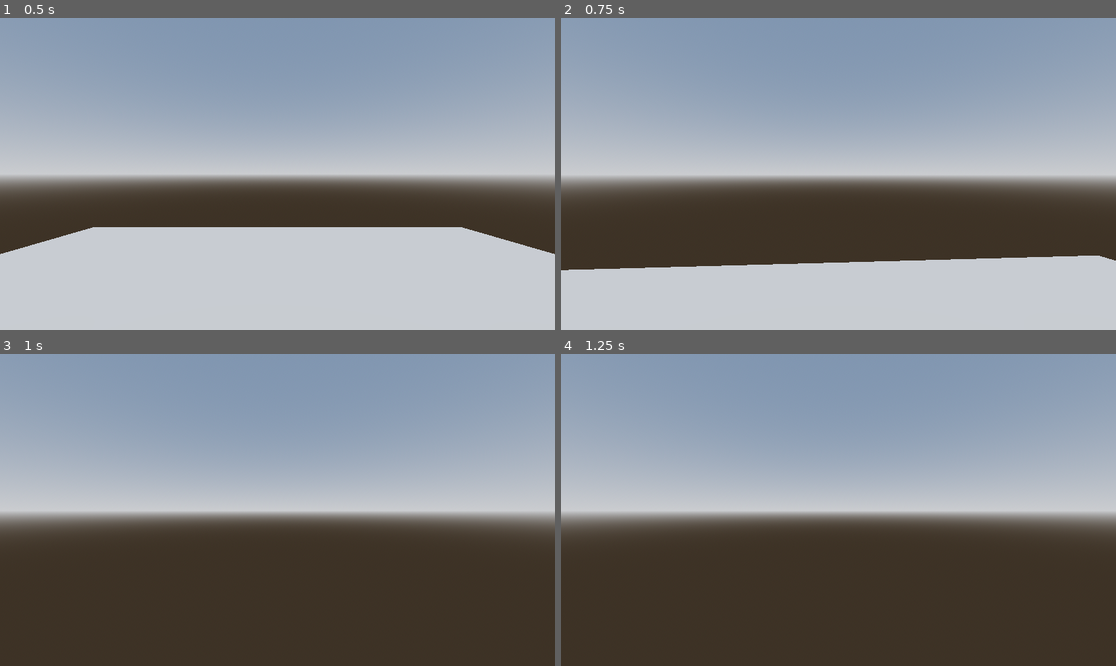
Above: before the commit, frames 1-4 (two rows, left to right).
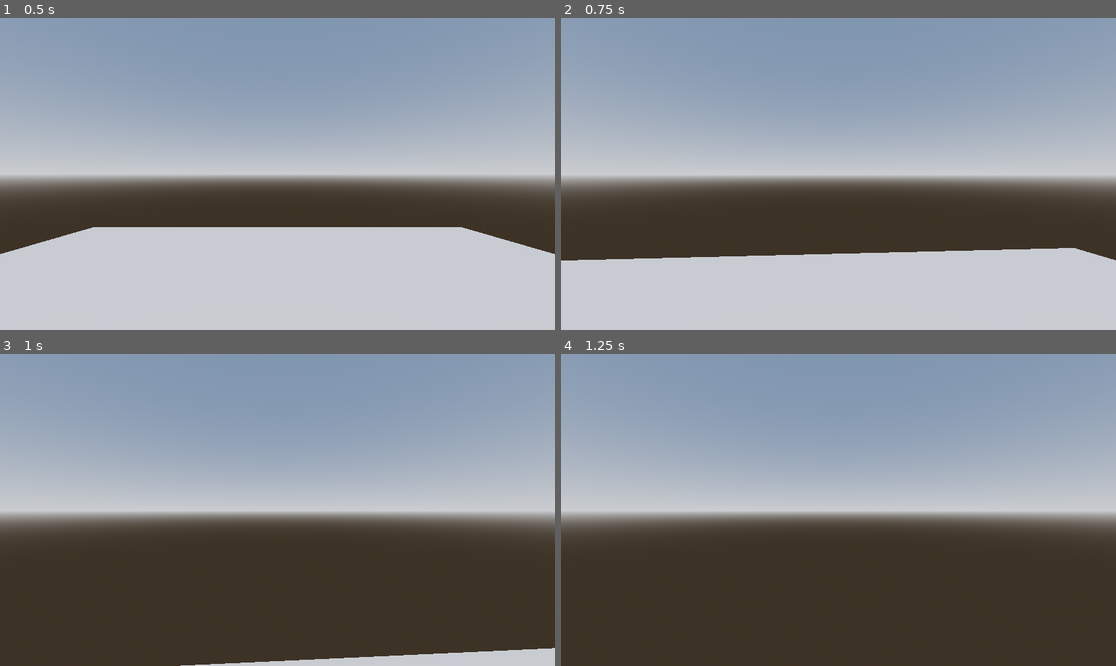
Above: after the commit, the same moments.

Repository: MarGamaDev/wolfenlike
Game: Godot game, scene res://Player/player test/player_test.tscn
The game is run twice, just before and just after one commit, with the same random seed, the same clock (stepped at 60 frames per second) and the same inputs.
Inputs (mouse positions are in pixels of both pictures, inside the frame that each line leads up to):
- Up to frame 1 (0.5 s): no input
- Up to frame 2 (0.75 s): tap Enter at 0.5 s; move the mouse to (866, 174) at 0.52 s; hold W (player_forward) from 0.53 s (still down); right-click (866, 174) at 0.6 s
- Up to frame 3 (1 s): keep holding W (player_forward); tap T (test_stop_dash, bound only after the commit) at 0.8 s
- Up to frame 4 (1.25 s): keep holding W (player_forward)

Frame 1 is identical in both runs. In frame 2, 2.7% of the frame differs, in the area x 0-100%, y 73-81%; in frame 3, 2.0%; in frame 4, nothing differs.

Commit message:
updated form node types

Diff:
--- a/Player/Forms/bishop_form.tscn
+++ b/Player/Forms/bishop_form.tscn
@@ -2,6 +2,5 @@
 
 [ext_resource type="Script" uid="uid://2h08rngc34fq" path="res://Player/Forms/bishop_form.gd" id="1_axvo2"]
 
-[node name="BishopForm" type="Node" unique_id=2088184484]
+[node name="BishopForm" type="Node3D" unique_id=1549303780]
 script = ExtResource("1_axvo2")
-metadata/_custom_type_script = "uid://2h08rngc34fq"
--- a/Player/Forms/king_form.tscn
+++ b/Player/Forms/king_form.tscn
@@ -2,6 +2,5 @@
 
 [ext_resource type="Script" uid="uid://buxrv7niekood" path="res://Player/Forms/king_form.gd" id="1_3607k"]
 
-[node name="KingForm" type="Node" unique_id=63216329]
+[node name="KingForm" type="Node3D" unique_id=1366799855]
 script = ExtResource("1_3607k")
-metadata/_custom_type_script = "uid://buxrv7niekood"
--- a/Player/Forms/knight_form.tscn
+++ b/Player/Forms/knight_form.tscn
@@ -2,6 +2,5 @@
 
 [ext_resource type="Script" uid="uid://b608yacmvwu6w" path="res://Player/Forms/knight_form.gd" id="1_5tcqd"]
 
-[node name="KnightForm" type="Node" unique_id=1399030339]
+[node name="KnightForm" type="Node3D" unique_id=1702991634]
 script = ExtResource("1_5tcqd")
-metadata/_custom_type_script = "uid://b608yacmvwu6w"
--- a/Player/Forms/pawn_form.tscn
+++ b/Player/Forms/pawn_form.tscn
@@ -2,6 +2,5 @@
 
 [ext_resource type="Script" uid="uid://bsw2fkicvf4h5" path="res://Player/Forms/pawn_form.gd" id="1_3o1in"]
 
-[node name="PawnForm" type="Node" unique_id=1262472987]
+[node name="PawnForm" type="Node3D" unique_id=1373106544]
 script = ExtResource("1_3o1in")
-metadata/_custom_type_script = "uid://bsw2fkicvf4h5"
--- a/Player/Forms/queen_form.tscn
+++ b/Player/Forms/queen_form.tscn
@@ -2,6 +2,5 @@
 
 [ext_resource type="Script" uid="uid://d424w7p0il16" path="res://Player/Forms/queen_form.gd" id="1_0k22j"]
 
-[node name="QueenForm" type="Node" unique_id=644494721]
+[node name="QueenForm" type="Node3D" unique_id=1041798464]
 script = ExtResource("1_0k22j")
-metadata/_custom_type_script = "uid://d424w7p0il16"
--- a/Player/Forms/rook_form.gd
+++ b/Player/Forms/rook_form.gd
@@ -2,6 +2,10 @@
 
 @export var cardinal_move_boost : float = 2.0
 @export var diagonal_move_penalty : float = 0.5
+@export var charge_speed : float = 4
+
+var dash_active : bool = false
+var dash_direction : Vector3
 
 func initialize(set_player : Player) -> void:
 	super(set_player)
@@ -10,14 +14,29 @@
 
 func handle_directional_input(input_vector : Vector2, delta : float) -> void:
 	super(input_vector, delta)
-	if direction:
-		if (input_vector.x + input_vector.y == 1) || (input_vector.x + input_vector.y == -1):
-			player.velocity.x = direction.x * player.SPEED * cardinal_move_boost
-			player.velocity.z = direction.z * player.SPEED * cardinal_move_boost
+	if dash_active == false:
+		if direction:
+			if (input_vector.x + input_vector.y == 1) || (input_vector.x + input_vector.y == -1):
+				player.velocity.x = direction.x * player.SPEED * cardinal_move_boost
+				player.velocity.z = direction.z * player.SPEED * cardinal_move_boost
+			else:
+				player.velocity.x = direction.x * player.SPEED * diagonal_move_penalty
+				player.velocity.z = direction.z * player.SPEED  * diagonal_move_penalty
 		else:
-			player.velocity.x = direction.x * player.SPEED * diagonal_move_penalty
-			player.velocity.z = direction.z * player.SPEED  * diagonal_move_penalty
-	else:
-		on_directional_input_stopping()
+			on_directional_input_stopping()
+		player.move_and_slide()
 
-	player.move_and_slide()
+func handle_movement_ability() -> void:
+	super()
+	dash_direction = direction
+	dash_active = true
+
+func end_move_ability() -> void:
+	dash_active = false
+
+func _physics_process(delta: float) -> void:
+	if dash_active:
+		player.velocity.x = dash_direction.x * player.SPEED * charge_speed
+		player.velocity.z = dash_direction.z * player.SPEED * charge_speed
+		player.move_and_slide()
+	pass
--- a/Player/Forms/rook_form.tscn
+++ b/Player/Forms/rook_form.tscn
@@ -2,6 +2,15 @@
 
 [ext_resource type="Script" uid="uid://b0yqlu2ve1ot" path="res://Player/Forms/rook_form.gd" id="1_20avx"]
 
-[node name="RookForm" type="Node" unique_id=109350884]
+[sub_resource type="BoxShape3D" id="BoxShape3D_20avx"]
+size = Vector3(1, 1, 0.7969971)
+
+[node name="RookForm" type="Node3D" unique_id=440185850]
 script = ExtResource("1_20avx")
-metadata/_custom_type_script = "uid://b0yqlu2ve1ot"
+
+[node name="Area3D" type="Area3D" parent="." unique_id=479716267]
+
+[node name="CollisionShape3D" type="CollisionShape3D" parent="Area3D" unique_id=938441143]
+transform = Transform3D(1, 0, 0, 0, 1, 0, 0, 0, 1, 0, 0, -0.4174801)
+shape = SubResource("BoxShape3D_20avx")
+debug_color = Color(0.9490196, 0, 0.17254902, 1)
--- a/Player/player test/player_test.tscn
+++ b/Player/player test/player_test.tscn
@@ -31,7 +31,6 @@
 
 [node name="Player" parent="." unique_id=590664996 instance=ExtResource("1_r0ush")]
 transform = Transform3D(1, 0, 0, 0, 1, 0, 0, 0, 1, 0, 1.8187981, 0)
-test_form = 5
 
 [node name="CSGBox3D" type="CSGBox3D" parent="." unique_id=678165903]
 use_collision = true
--- a/Player/player.gd
+++ b/Player/player.gd
@@ -31,7 +31,12 @@
 	if Input.is_action_just_pressed("player_attack"):
 		current_form.handle_attack_input()
 
+	if Input.is_action_just_pressed("player_move_ability"):
+		current_form.handle_movement_ability()
+
 	##testing tools
+	if Input.is_action_just_pressed("test_stop_dash"):
+		current_form.end_move_ability()
 	if Input.is_action_just_pressed("pause"):
 		get_tree().quit()
 	if Input.is_action_just_pressed("space"):
--- a/Player/player.tscn
+++ b/Player/player.tscn
@@ -1,14 +1,12 @@
 [gd_scene format=3 uid="uid://1bildu1y17ot"]
 
 [ext_resource type="Script" uid="uid://bjxpdljtdmu8m" path="res://Player/player.gd" id="1_n8tg8"]
-[ext_resource type="Script" uid="uid://bvkgjdkpuin75" path="res://Player/player test/basic_player_form.gd" id="2_cu0qe"]
-[ext_resource type="Script" uid="uid://86ujuenmie48" path="res://Player/player test/restricted_movement_test.gd" id="3_efbvp"]
-[ext_resource type="Script" uid="uid://bsw2fkicvf4h5" path="res://Player/Forms/pawn_form.gd" id="4_gwnis"]
-[ext_resource type="Script" uid="uid://buxrv7niekood" path="res://Player/Forms/king_form.gd" id="5_k53q1"]
-[ext_resource type="Script" uid="uid://b0yqlu2ve1ot" path="res://Player/Forms/rook_form.gd" id="6_fhl08"]
-[ext_resource type="Script" uid="uid://b608yacmvwu6w" path="res://Player/Forms/knight_form.gd" id="7_vtle1"]
-[ext_resource type="Script" uid="uid://2h08rngc34fq" path="res://Player/Forms/bishop_form.gd" id="8_od3ui"]
-[ext_resource type="Script" uid="uid://d424w7p0il16" path="res://Player/Forms/queen_form.gd" id="9_00tjw"]
+[ext_resource type="PackedScene" uid="uid://oo8sweppd5gv" path="res://Player/Forms/bishop_form.tscn" id="3_vtle1"]
+[ext_resource type="PackedScene" uid="uid://dakourtsirbrc" path="res://Player/Forms/king_form.tscn" id="4_od3ui"]
+[ext_resource type="PackedScene" uid="uid://803363nixer2" path="res://Player/Forms/knight_form.tscn" id="5_00tjw"]
+[ext_resource type="PackedScene" uid="uid://cduimd64ukfqh" path="res://Player/Forms/pawn_form.tscn" id="6_x3vf3"]
+[ext_resource type="PackedScene" uid="uid://vl0q1ngmov20" path="res://Player/Forms/queen_form.tscn" id="7_apopc"]
+[ext_resource type="PackedScene" uid="uid://camtwir3fw5rk" path="res://Player/Forms/rook_form.tscn" id="9_x3vf3"]
 
 [sub_resource type="CapsuleMesh" id="CapsuleMesh_ya0m6"]
 
@@ -19,7 +17,7 @@
 collision_layer = 5
 collision_mask = 2
 script = ExtResource("1_n8tg8")
-test_form_list = [NodePath("PlayerForms/PawnForm"), NodePath("PlayerForms/KnightForm"), NodePath("PlayerForms/RookForm"), NodePath("PlayerForms/BishopForm"), NodePath("PlayerForms/KingForm"), NodePath("PlayerForms/QueenForm")]
+test_form_list = [NodePath("PlayerForms/RookForm"), NodePath("PlayerForms/BishopForm"), NodePath("PlayerForms/KingForm"), NodePath("PlayerForms/KnightForm"), NodePath("PlayerForms/PawnForm"), NodePath("PlayerForms/QueenForm")]
 
 [node name="MeshInstance3D" type="MeshInstance3D" parent="." unique_id=1917658369]
 mesh = SubResource("CapsuleMesh_ya0m6")
@@ -35,38 +33,16 @@
 [node name="WeaponHolder" type="Node3D" parent="Head/Camera3D" unique_id=269787285]
 transform = Transform3D(1, 0, 0, 0, 1, 0, 0, 0, 1, 0, 0, -0.5613073)
 
-[node name="PlayerForms" type="Node" parent="." unique_id=1495282897]
+[node name="PlayerForms" type="Node3D" parent="." unique_id=263127909]
 
-[node name="BasicPlayerForm" type="Node" parent="PlayerForms" unique_id=656791139]
-script = ExtResource("2_cu0qe")
-metadata/_custom_type_script = "uid://bvkgjdkpuin75"
+[node name="RookForm" parent="PlayerForms" unique_id=109350884 instance=ExtResource("9_x3vf3")]
 
-[node name="RestrictedMovementTest" type="Node" parent="PlayerForms" unique_id=1179601805]
-script = ExtResource("3_efbvp")
-metadata/_custom_type_script = "uid://86ujuenmie48"
+[node name="BishopForm" parent="PlayerForms" unique_id=1219089504 instance=ExtResource("3_vtle1")]
 
-[node name="PawnForm" type="Node" parent="PlayerForms" unique_id=46436744]
-script = ExtResource("4_gwnis")
-forward_movement_boost = 2.0
-metadata/_custom_type_script = "uid://bsw2fkicvf4h5"
+[node name="KingForm" parent="PlayerForms" unique_id=483155694 instance=ExtResource("4_od3ui")]
 
-[node name="KingForm" type="Node" parent="PlayerForms" unique_id=106059084]
-script = ExtResource("5_k53q1")
-metadata/_custom_type_script = "uid://buxrv7niekood"
+[node name="KnightForm" parent="PlayerForms" unique_id=1534013207 instance=ExtResource("5_00tjw")]
 
-[node name="RookForm" type="Node" parent="PlayerForms" unique_id=128742305]
-script = ExtResource("6_fhl08")
-metadata/_custom_type_script = "uid://b0yqlu2ve1ot"
+[node name="PawnForm" parent="PlayerForms" unique_id=888682383 instance=ExtResource("6_x3vf3")]
 
-[node name="KnightForm" type="Node" parent="PlayerForms" unique_id=1495132156]
-script = ExtResource("7_vtle1")
-metadata/_custom_type_script = "uid://b608yacmvwu6w"
-
-[node name="BishopForm" type="Node" parent="PlayerForms" unique_id=2061227232]
-script = ExtResource("8_od3ui")
-metadata/_custom_type_script = "uid://2h08rngc34fq"
-
-[node name="QueenForm" type="Node" parent="PlayerForms" unique_id=895944938]
-script = ExtResource("9_00tjw")
-queen_movement_boost = 4.0
-metadata/_custom_type_script = "uid://d424w7p0il16"
+[node name="QueenForm" parent="PlayerForms" unique_id=1836908716 instance=ExtResource("7_apopc")]
--- a/Player/player_form.gd
+++ b/Player/player_form.gd
@@ -1,4 +1,4 @@
-class_name PlayerForm extends Node
+class_name PlayerForm extends Node3D
 
 var player : Player
 var head : Node3D
@@ -15,6 +15,13 @@
 func handle_directional_input(input_vector : Vector2, delta : float) -> void:
 	direction = (head.transform.basis * Vector3(input_vector.x, 0, input_vector.y)).normalized()
 
+func handle_movement_ability() -> void:
+	direction = (head.transform.basis * Vector3(0, 0, -1)).normalized()
+	pass
+
+func end_move_ability() -> void:
+	pass
+
 func on_directional_input_stopping() -> void:
 	player.velocity -= player.velocity * min(stop_delta/stop_time, 1.0)
 	#player.velocity.x = 0.0
--- a/Player/weapons/queen_shotgun.gd
+++ b/Player/weapons/queen_shotgun.gd
@@ -57,6 +57,7 @@
 			if ray.get_collider().is_in_group("enemy"):
 				ray.get_collider().on_hit()
 
+	##replace later with visuals
 	await get_tree().create_timer(0.5).timeout
 	for ray in raycasts:
 		ray.queue_free()
--- a/project.godot
+++ b/project.godot
@@ -56,6 +56,16 @@
 "events": [Object(InputEventMouseButton,"resource_local_to_scene":false,"resource_name":"","device":-1,"window_id":0,"a …(253 unchanged characters)…
 ]
 }
+player_move_ability={
+"deadzone": 0.2,
+"events": [Object(InputEventMouseButton,"resource_local_to_scene":false,"resource_name":"","device":-1,"window_id":0,"alt_pressed":false,"shift_pressed":false,"ctrl_pressed":false,"meta_pressed":false,"button_mask":0,"position":Vector2(0, 0),"global_position":Vector2(0, 0),"factor":1.0,"button_index":2,"canceled":false,"pressed":false,"double_click":false,"script":null)
+]
+}
+test_stop_dash={
+"deadzone": 0.2,
+"events": [Object(InputEventKey,"resource_local_to_scene":false,"resource_name":"","device":-1,"window_id":0,"alt_pressed":false,"shift_pressed":false,"ctrl_pressed":false,"meta_pressed":false,"pressed":false,"keycode":0,"physical_keycode":84,"key_label":0,"unicode":116,"location":0,"echo":false,"script":null)
+]
+}
 
 [layer_names]
 
